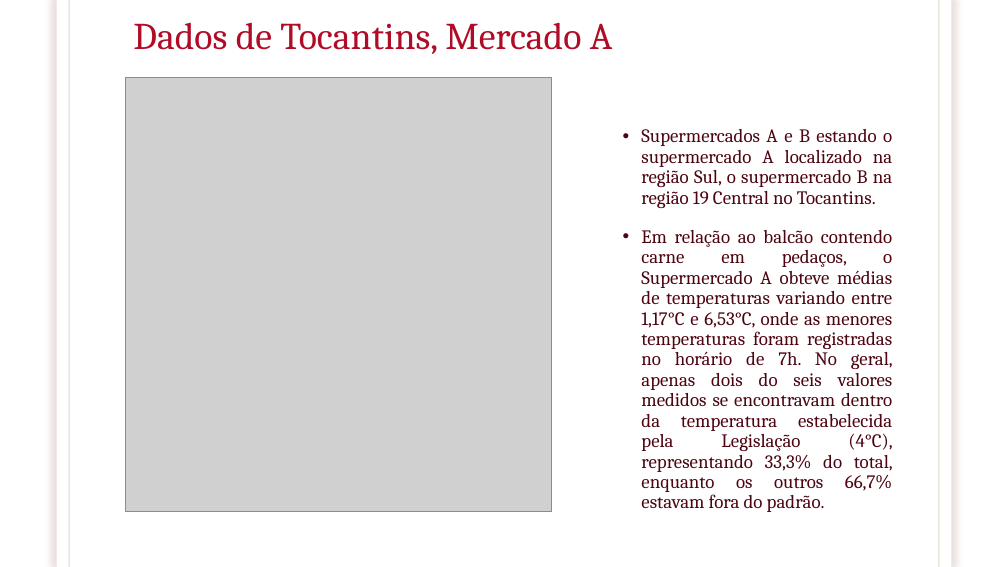
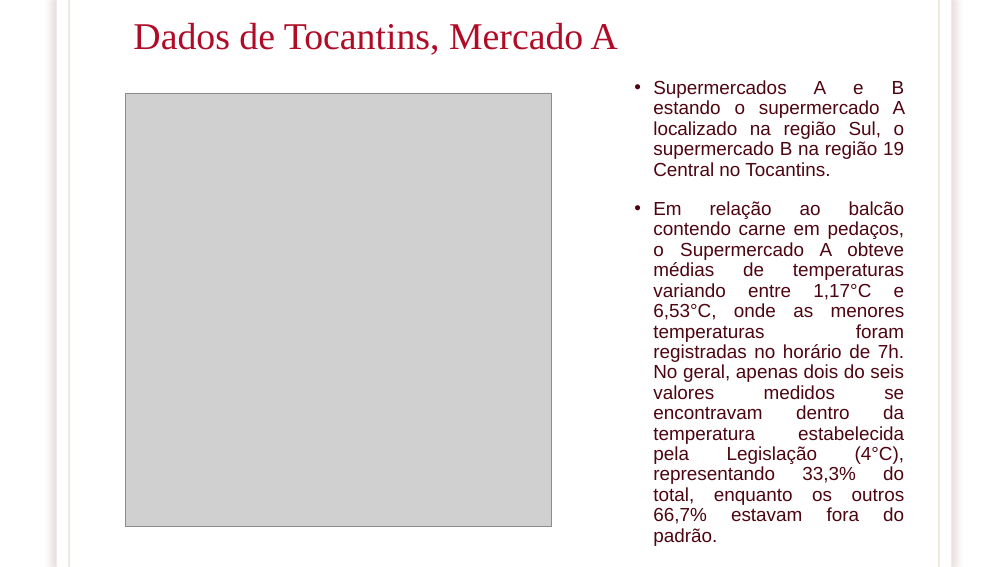
Before and after one commit to DavidRafaelDev/Grupo08ADSB, a slide deck: slide 6 of apresentação projeto P.I.pptx. Drawn at 1008x567 pixels with LibreOffice and Linux fonts; fonts in the diff are those of the drawing; grey boxes stand for pictures; background and template pictures are left out. Boxes give left, top, right and bottom in pixels: in the first picture for what was removed or moved away, otherwise in the second. Text is boxed around its words. In the diff, an @@ line names an element or a change of style, - is before the commit and + after.

```diff
--- a/apresentação projeto P.I.pptx
+++ b/apresentação projeto P.I.pptx
@@ title "Dados de Tocantins, Mercado A" at (133,22,618,55): font Cambria to Times New Roman @@
@@ text "Supermercados A e B estando ...": place and size @@
-text "Supermercados A e B estando ..." at (641,129,893,512)
+text "Supermercados A e B estando ..." at (653,80,906,546)
@@ text "Supermercados A e B estando ..." at (653,80,906,546): font Cambria to Arial @@
@@ picture: place and size @@
-picture at (126,78,551,512)
+picture at (126,93,551,527)
```
Also in this commit, not shown: 11 other slides changed.
